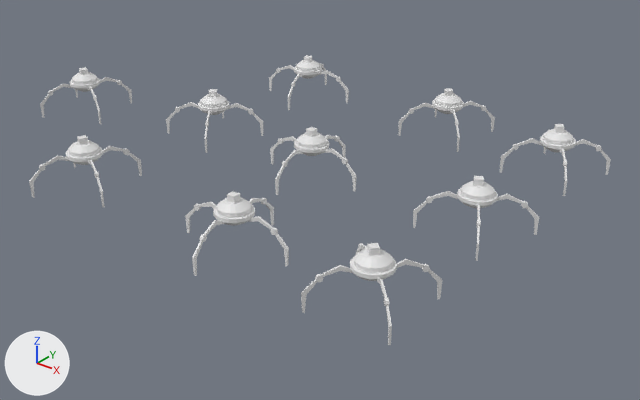
What one commit did to the FBX model Units/spiders.fbx.
The view is the same before and after, from a 50 mm camera at (12.62, -14.83, 8.35) aimed at (0.92, -0.21, -0.72). The lights are fixed; the arrows at lower left show +X, +Y and +Z. Where no turn or scale is listed for an object, it has been applied to the vertices.
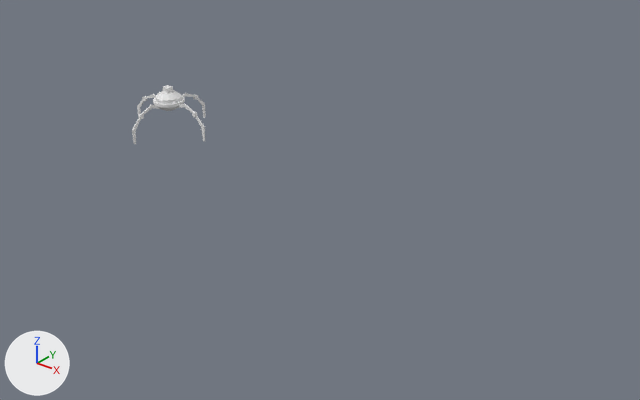
Where the newer file only moved an object's origin or applied its transform, the numbers keep the older frame.

What the commit changed:
me_cylinder_002 has 280 vertices, 224 faces and spans x -1.0..1.0, y -1.0..1.0, z -0.82..0.34.
me_cylinder_002 is used by ob_cylinder_002; location (5.29, 2.77, 0.96).
me_cylinder_002 part 1: the whole mesh is turned -35.8 degrees about the z axis through its middle, then moved by (-8.73, -3.56, 0.0).
Object 'Cylinder.005' (ob_cylinder_005) is deleted.
Object 'Cylinder.009' (ob_cylinder_009) is deleted.
Object 'Cylinder.003' (ob_cylinder_003) is deleted.
Object 'Cylinder.001' (ob_cylinder_001) is deleted.
Object 'Cylinder.004' (ob_cylinder_004) is deleted.
Object 'Cylinder.008' (ob_cylinder_008) is deleted.
Object 'Cylinder.007' (ob_cylinder_007) is deleted.
Object 'Cylinder' (ob_cylinder) is deleted.
Object 'Cylinder.006' (ob_cylinder_006) is deleted.

Changed parts and their boxes [x1, y1, x2, y2] in the pictures (640 x 400 px):
'Cylinder.002', mesh turned
    before: [500, 124, 611, 196]
    after: [132, 85, 206, 144]
'Cylinder.003', deleted
    before: [301, 243, 442, 345]
'Cylinder.004', deleted
    before: [185, 191, 289, 276]
'Cylinder.001', deleted
    before: [413, 176, 539, 261]
'Cylinder', deleted
    before: [270, 127, 356, 195]
'Cylinder.008', deleted
    before: [29, 135, 142, 208]
'Cylinder.005', deleted
    before: [398, 88, 495, 152]
'Cylinder.007', deleted
    before: [166, 89, 263, 153]
'Cylinder.009', deleted
    before: [40, 67, 132, 124]
'Cylinder.006', deleted
    before: [269, 55, 349, 110]
